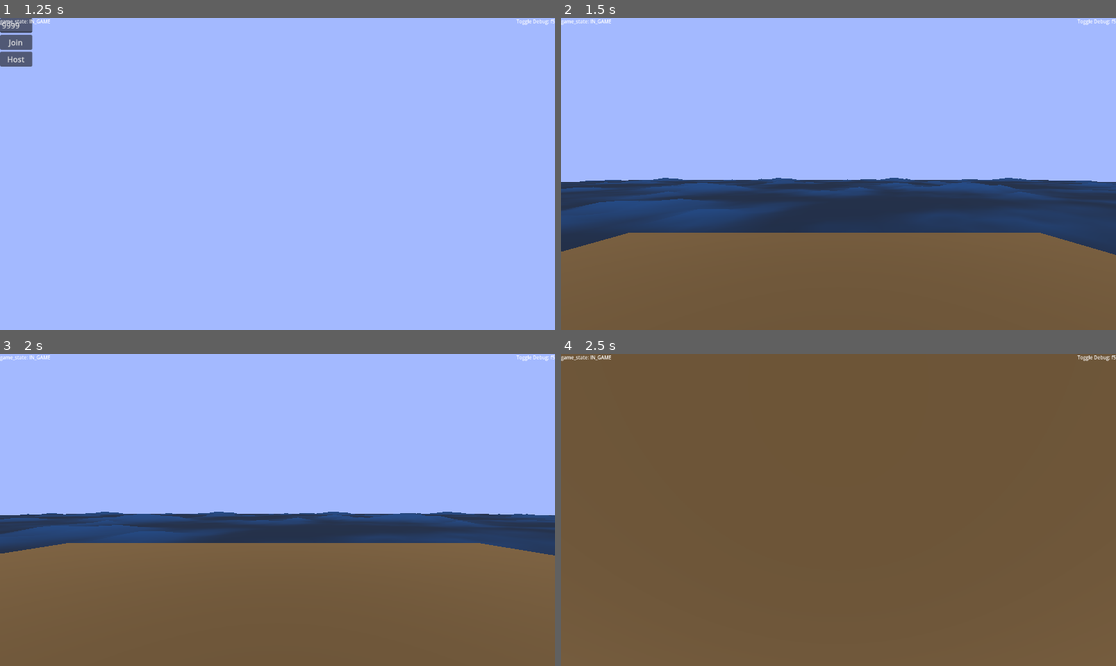
Above: before the commit, frames 1-4 (two rows, left to right).
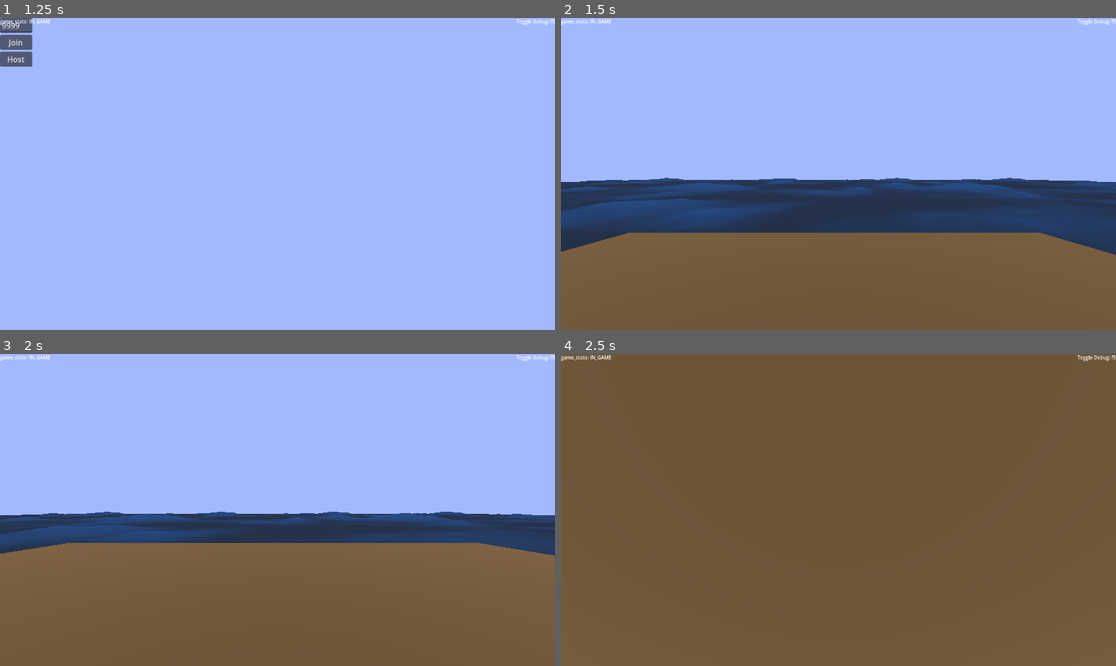
Above: after the commit, the same moments.

Repository: illogicalapple/open-water
Game: Godot game, scene res://scenes/start_menu.tscn
Two runs of this game, one before a commit and one after it. Both use one fixed random seed, a clock stepped at 60 frames per second and the inputs below.
Inputs (mouse positions are in pixels of both pictures, inside the frame that each line leads up to):
- Up to frame 1 (1.25 s): click "start game" at 0.5 s
- Up to frame 2 (1.5 s): click "Host" at 1.25 s
- Up to frame 3 (2 s): no input
- Up to frame 4 (2.5 s): tap Enter at 2 s; move the mouse to (866, 510) at 2.02 s; hold W from 2.03 s (still down); tap Space at 2.27 s

Frame 1 is identical in both runs. In frame 2, 0.1% of the frame differs, in the area x 0-100%, y 51-61%; in frame 3, 0.1%, in the area x 0-100%, y 50-58%; in frame 4, nothing differs.

Commit message:
faster waves + export stuff

Diff:
--- a/main.gdshader
+++ b/main.gdshader
@@ -2,7 +2,7 @@
 uniform sampler2D noise1: repeat_enable;
 uniform sampler2D noise2:repeat_enable;
 void vertex(){
-	vec2 pos =VERTEX.xz+vec2(TIME/20.0,TIME/2.0);
+	vec2 pos =VERTEX.xz+vec2(TIME/10.0,TIME/1.0);
 	vec4 noise1data=texture(noise1,pos/100.0);
 	vec4 noise2data=texture(noise2,pos/100.0);
 	float height=noise1data.r*noise2data.r;
Not shown, added: export_presets.cfg
